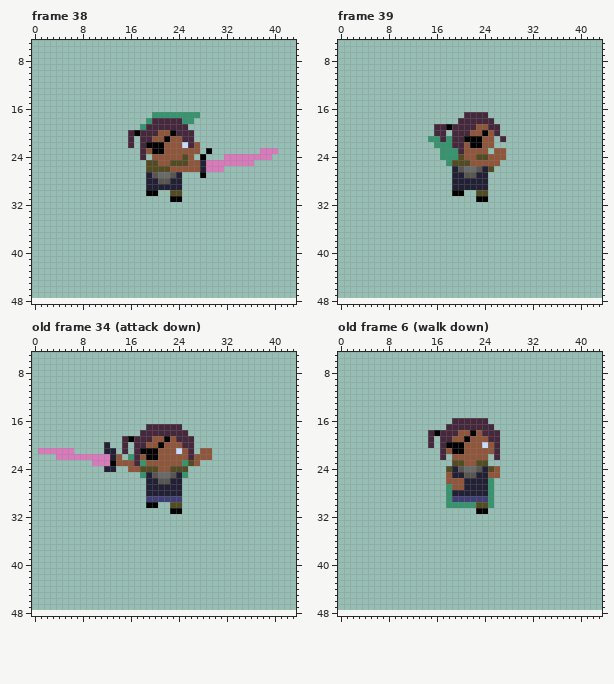
Edited in one commit: pixel-art file (assets/april/ammellan_2.aseprite). The picture above was drawn from the file before the commit.
48x48 pixels, 82 frames. Shown: frame 38: x 0..43, y 5..48; frame 39: x 0..43, y 5..48; old frame 34 (attack down): x 0..43, y 5..48; old frame 6 (walk down): x 0..43, y 5..48. The old version is drawn lined up with the new one, on the new canvas. The commit also changed other frames, which this record leaves out.
New version:
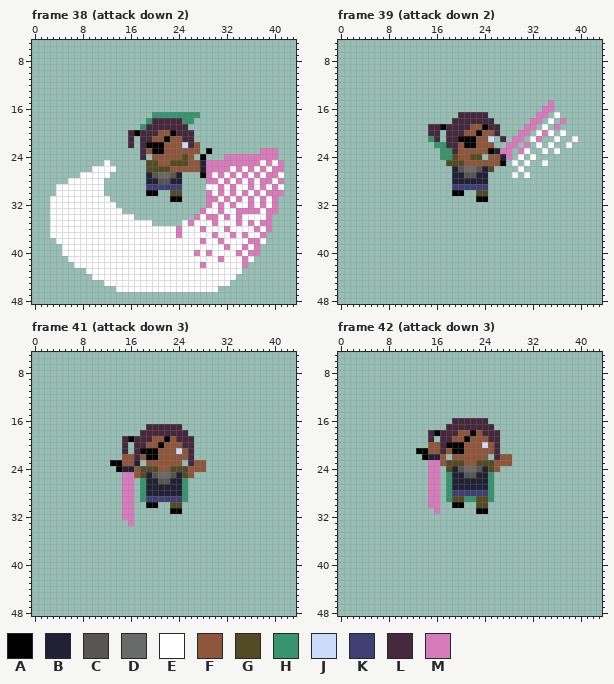
Palette (. is transparent): A #000000  B #222034  C #595652  D #696a6a  E #ffffff  F #8f563b  G #524b24  H #37946e  J #cbdbfc  K #3f3f74  L #45283c  M #d77bba
A new or re-ordered frame is compared with the old frame closest to it.
Log entry: combo animation
Change:
canvas 48x48 -> 48x56
frames 82 -> 93
Changed rows in their new state; - is an unchanged pixel.
Frame 38 (attack down 2):
first column x 3:
24 -------------------------------------M-
25 ---------E------------------------MEMEM
26 -------EEEE------------------MEMEMEMEMM
27 -----EEEEE----------------MEMEMEMEMEMME
28 ---EEEEEE-----------------MMEMEMEMEMMEM
29 -EEEEEEEE-------KKKKKK----EEMEMEEMEMEME
30 -EEEEEEEE-----------------MEMEMEMEMEMMM
31 EEEEEEEEEE----------------MMEMEMEMEMEM-
32 EEEEEEEEEEE---------------MEMEMEEMEMEM-
33 EEEEEEEEEEEE-------------MEEMEEMMMMEMM-
34 EEEEEEEEEEEEEE----------MEMMEMEMEEEEM--
35 EEEEEEEEEEEEEEEEE-----EMEEEMEEEMEMEMM--
36 EEEEEEEEEEEEEEEEEEEEEMEEEMEEEMEEEEMEM--
37 EEEEEEEEEEEEEEEEEEEEEMEEEEEMEEMEMEEM---
38 -EEEEEEEEEEEEEEEEEEEEEEEEMEEMEEEEMME---
39 --EEEEEEEEEEEEEEEEEEEEEEEEEEEMEEMEM----
40 --EEEEEEEEEEEEEEEEEEEEEEMEMEEEEMEMM----
41 ---EEEEEEEEEEEEEEEEEEEEEEEEEMEEEME-----
42 ----EEEEEEEEEEEEEEEEEEEEEMEEEEEEM------
43 ------EEEEEEEEEEEEEEEEEEEEEEEEEE-------
44 -------EEEEEEEEEEEEEEEEEEEEEEEE--------
45 ---------EEEEEEEEEEEEEEEEEEEEE---------
46 -----------EEEEEEEEEEEEEEEEE-----------
Frame 39 (attack down 2):
first column x 15:
15 --------------------M----
16 -------------------MM----
17 -----L------------MM-E---
18 ----L------------MM-E-M--
19 L-AL---F-A------MM-E-M---
20 L-.L--F-AF-----MM-EME-E--
21 -L.L-A--F-J---MM-EM--E--E
22 ---L-FA-F----MM-M-E-E--E-
23 ----LF----ABMM-ME--E-E---
24 ----GF-G-.--BM-E-E-------
25 ---G--F-----A-E-E--E-----
26 ---------------E---------
27 --------------E-E--------
29 ----KKKKKK---------------
Frame 41 (attack down 3) is new; against old frame 34 (attack down):
first column x 1:
20 -----------.-----------------
21 ......-----..--------------..
22 ---...........FF----------...
23 ---------...-A--B.------.L-F-
24 -----------..ABB---------FFF-
25 --------------MMFG------GF---
26 --------------MM-H------H----
27 --------------MM-H------H----
28 --------------MM-H------H----
29 --------------MM-H------H----
30 --------------MM-------------
31 --------------MM-------------
32 --------------MM-------------
33 ---------------M-------------
Frame 42 (attack down 3) is new; against old frame 6 (walk down):
first column x 13:
20 --FF------------
21 AAFF------------
22 -ABBF---------FF
23 --MMFG------GFFF
24 --MM------------
25 --MM-H------H.--
26 --MM-HBB--------
27 --MM--BB--------
28 --MM--KKKKKK----
29 --MM--GGHHGG----
30 --MM-.AA..--.---
31 ---M------------
Changed places in both pictures, as pixel boxes (x1, y1, x2, y2):
changed: (50, 154, 284, 292)
changed: (428, 100, 578, 190)
changed: (38, 442, 146, 526)
changed: (182, 448, 212, 502)
changed: (416, 442, 512, 514)
